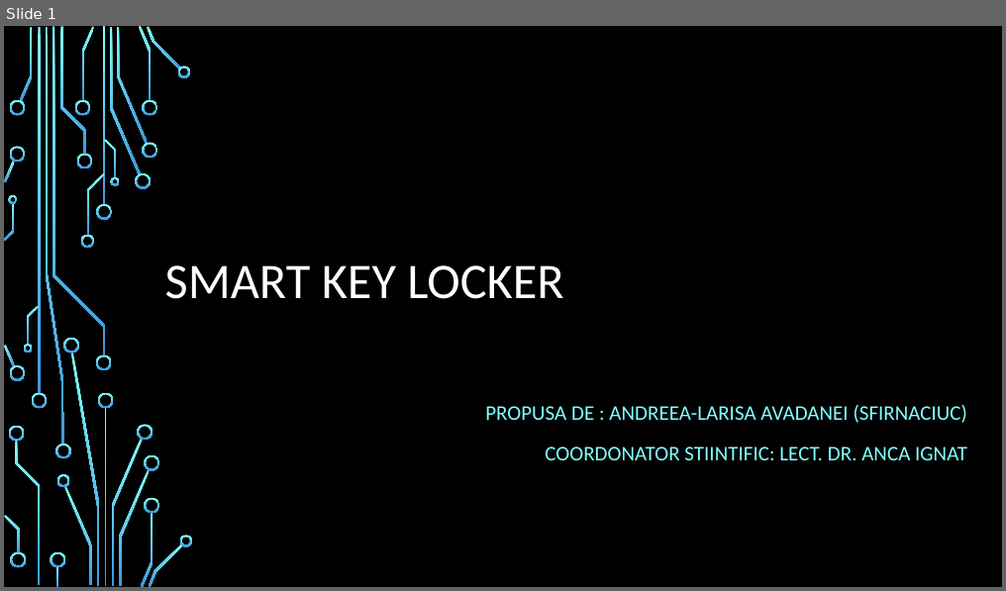
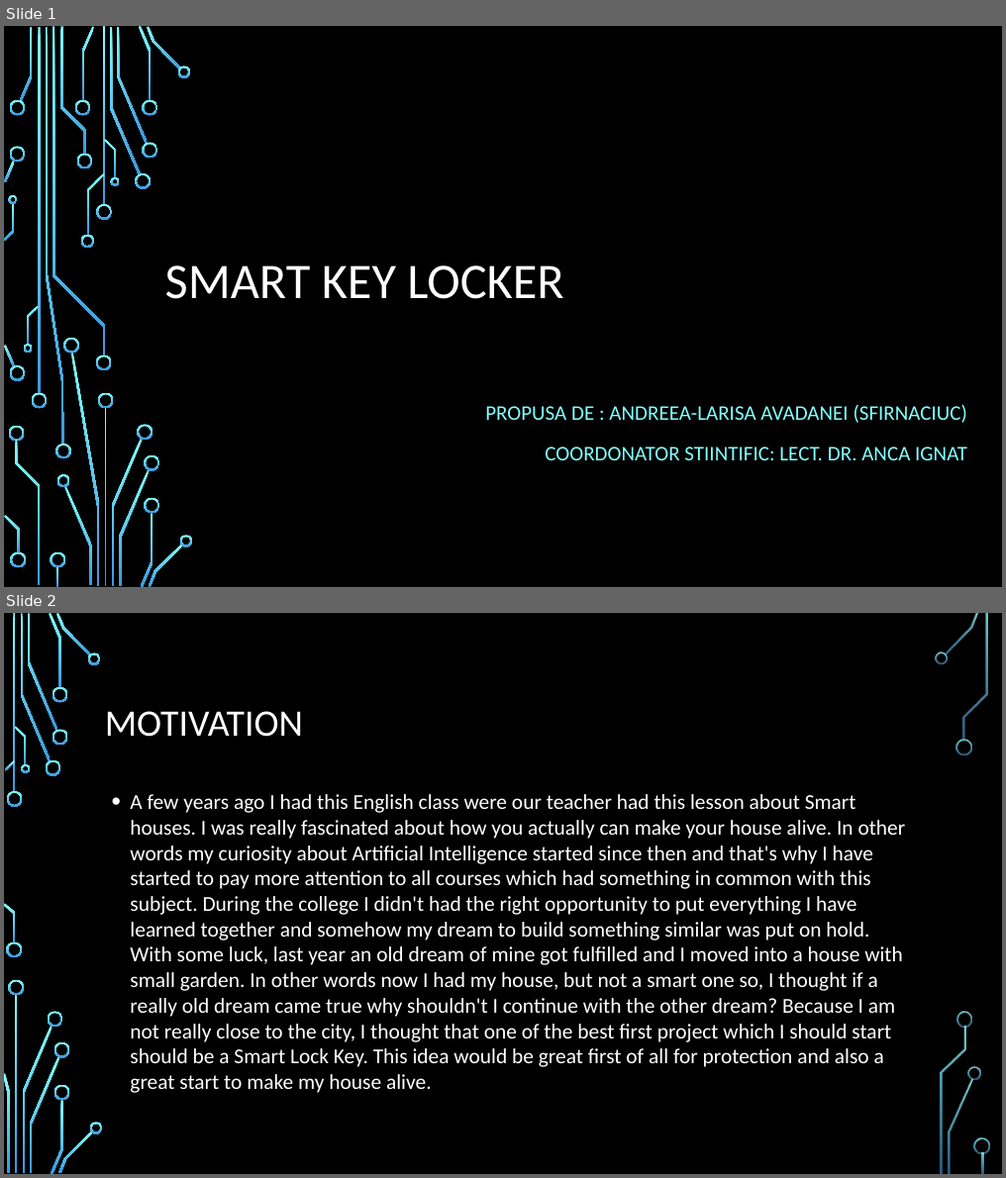
Before and after one commit to ALarissa/Licenta2019--Avadanei-Andreea-Larisa, a slide deck: Smart key locker.pptx. Shown one above the other, each under a label of ours: slide 1 before the commit, slides 1 and 2 after it. The pictures are 1006x591 and 1006x1178 pixels, drawn with LibreOffice and Linux fonts; fonts in the diff are those of the drawing; background and template pictures are left out. Boxes give left, top, right and bottom in pixels: in the first picture for what was removed or moved away, otherwise in the second. Text is boxed around its words. In the diff, an @@ line names an element or a change of style, - is before the commit and + after.

Commit message:
Final Presentation

```diff
--- a/Smart key locker.pptx
+++ b/Smart key locker.pptx
@@ slide 2 added at [4,613,1002,1174], background picture (left out) @@
@@ title added at [105,711,303,737], 36 pt, text #FFFFFF @@
+MOTIVATION
@@ text added at [130,794,906,1067], 20.4 pt, text #FFFFFF @@
+• A few years ago I had this English class were our teacher had this lesson about Smart houses. I was really fascinated about how you actually can make your house alive. In other words my curiosity about Artificial Intelligence started since then and that's why I have started to pay more attention to all courses which had something in common with this subject. During the college I didn't had the right opportunity to put everything I have learned together and somehow my dream to build something similar was put on hold. With some luck, last year an old dream of mine got fulfilled and I moved into a house with small garden. In other words now I had my house, but not a smart one so, I thought if a really old dream came true why shouldn't I continue with the other dream? Because I am not really close to the city, I thought that one of the best first project which I should start should be a Smart Lock Key. This idea would be great first of all for protection and also a great start to make my house alive.
@@ group added at [4,613,990,1174]: 33 freeform shapes, 3 rectangles @@
```
Also in this commit, not shown: 3 slides changed, 5 other slides added, 5 slides removed.
